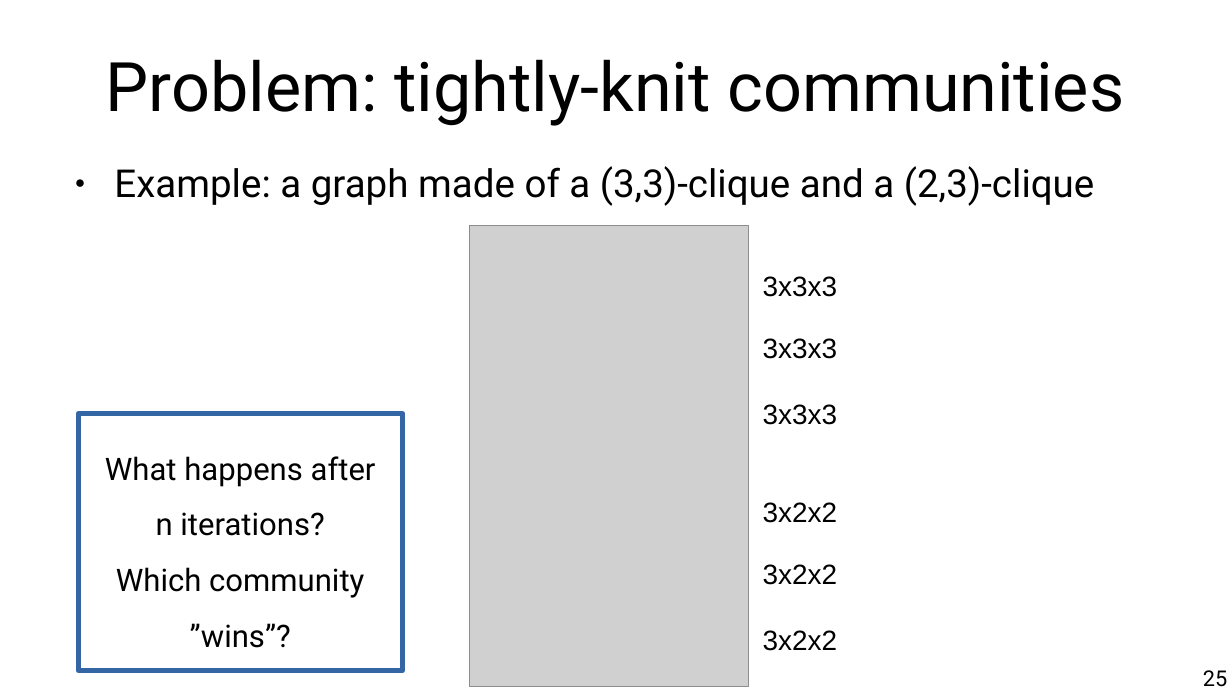
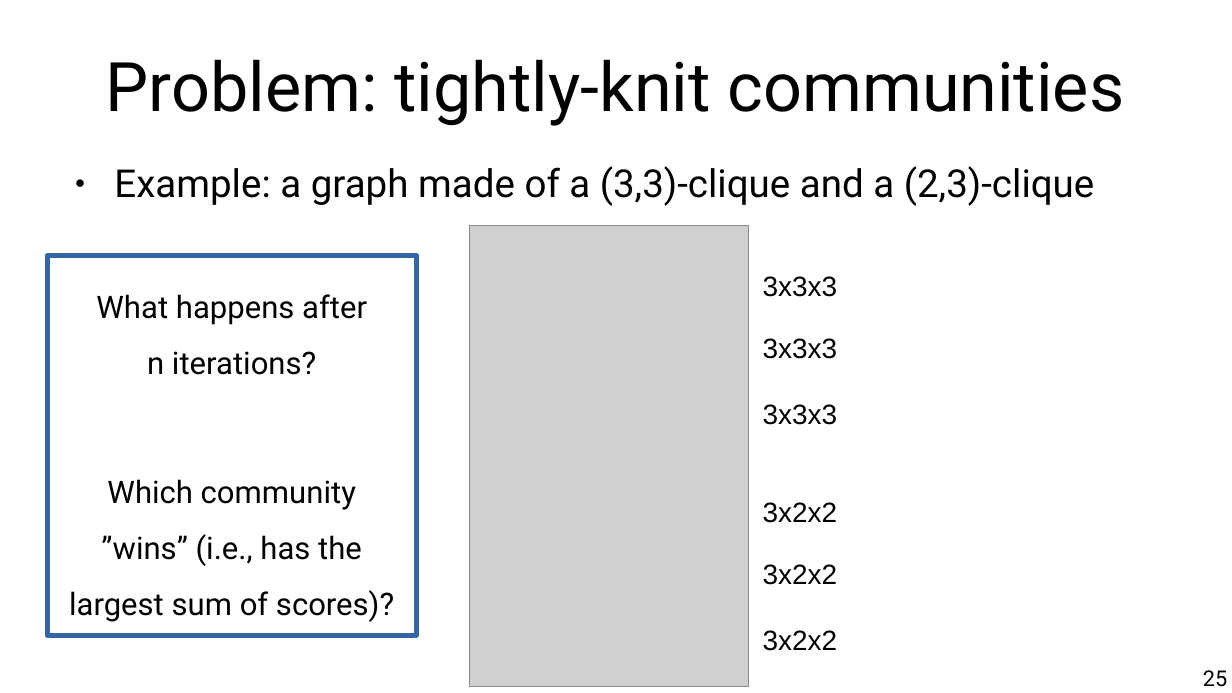
Before and after one commit to chatox/networks-science-course, a slide deck: slide 25 of theory/tt09_hubs_authorities.odp. Drawn at 1232x693 pixels with LibreOffice and Linux fonts; fonts in the diff are those of the drawing; grey boxes stand for pictures. Boxes give left, top, right and bottom in pixels: in the first picture for what was removed or moved away, otherwise in the second. Text is boxed around its words. In the diff, an @@ line names an element or a change of style, - is before the commit and + after.

Commit message:
Explain what "wins" means

```diff
--- a/theory/tt09_hubs_authorities.odp
+++ b/theory/tt09_hubs_authorities.odp
@@ rectangle "What happens after n iterations?": place and size @@
-rectangle "What happens after n iterations?" at <box>78,414,402,671</box>
+rectangle "What happens after n iterations?" at <box>47,256,416,636</box>
@@ text in rectangle at <box>69,294,394,622</box>: text changed @@
-What happens after
-n iterations?
-Which community
-”wins”?
+What happens after
+n iterations?
+Which community
+”wins” (i.e., has the
+largest sum of scores)?
```
Also in this commit, not shown: 2 other slides changed, 1 other file.
